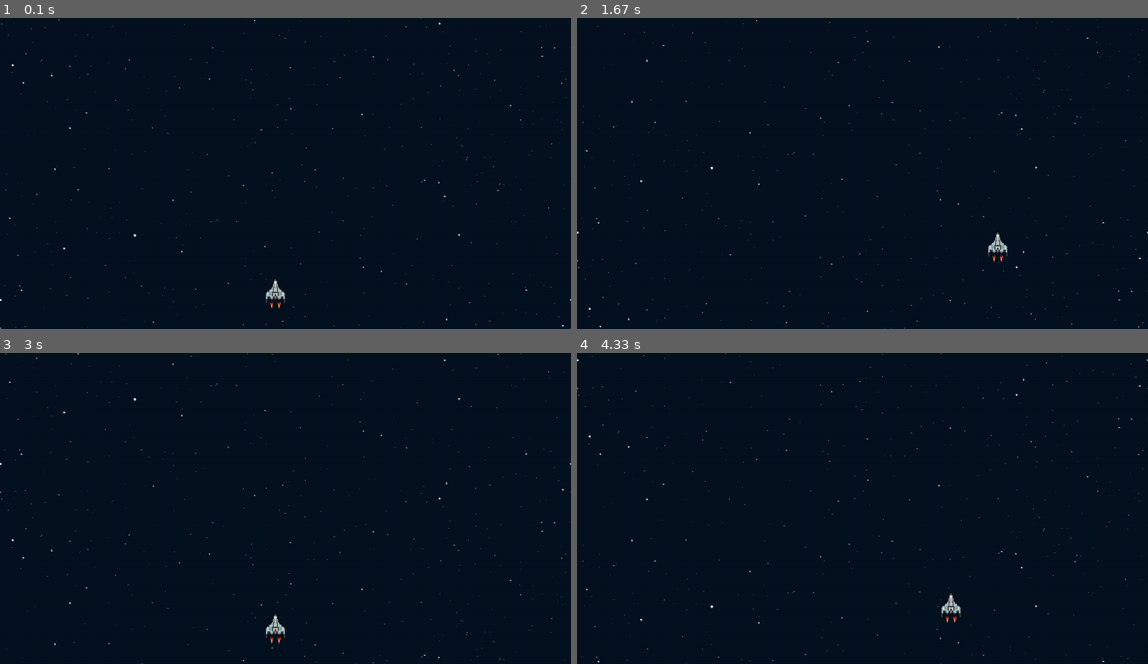
Above: before the commit, frames 1-4 (two rows, left to right).
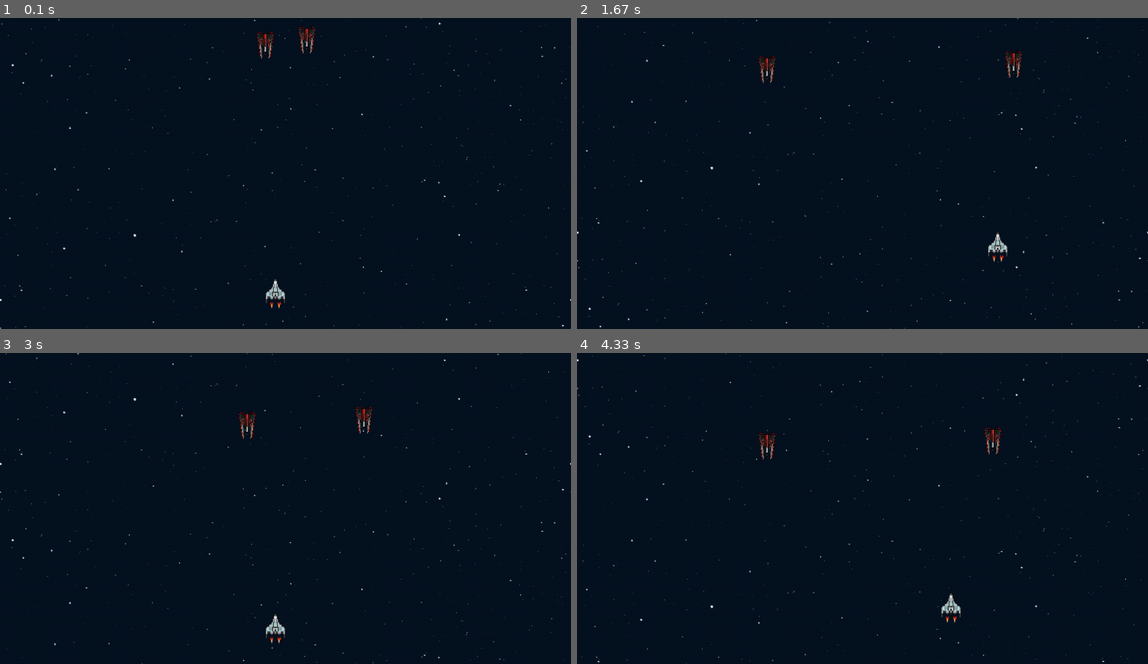
Above: after the commit, the same moments.

Repository: sebastiancs200/pygames-jala
Game: pygame game, started from main.py
Two runs of this game, one before a commit and one after it. Both use one fixed random seed, a clock stepped at 60 frames per second and the inputs below.
Inputs:
- Up to frame 1 (0.1 s): no input
- Up to frame 2 (1.67 s): hold Right 0.33-0.8 s; hold Up 0.83-1.13 s; hold Right 1.17-1.63 s
- Up to frame 3 (3 s): hold Left 1.67-2.2 s; hold Down 2.23-2.53 s; hold Left 2.57-2.97 s
- Up to frame 4 (4.33 s): hold Up 3-3.37 s; hold Right 3.4-4.03 s; hold Down from 4.07 s (still down)

The runs differ from the first frame. In frame 1, 0.3% of the frame differs, in the area x 45-56%, y 2-14%; in frame 2, 0.3%; in frame 3, 0.3%; in frame 4, 0.3%, in the area x 31-75%, y 23-35%.

Commit message:
tarea 2
no pude llamar a enemy_2.png entonces llame a enemy_1.png para remplazar la imagen...
se agrego una segunda nave con la misma skin que la primera pero con x2 de velocidad

Diff:
--- /dev/null
+++ b/game/components/enemies/enemy.py
@@ -0,0 +1,47 @@
+import pygame
+import random
+from pygame.sprite import Sprite
+from game.utils.constants import ENEMY_1, SCREEN_HEIGHT, SCREEN_WIDTH #ENEMY_2
+
+class Enemy(Sprite):
+    X_POS_list=(50, 100, 150, 200, 250, 300, 350, 400, 450, 500)
+    Y_POS=20
+    SPEED_X=5
+    SPEED_Y=1
+    MOV_X={0: "left", 1: "right"}
+    def __init__(self):
+        self.image=ENEMY_1
+        self.image= pygame.transform.scale(self.image, (40,60))
+        self.rect= self.image.get_rect()
+        self.rect.x=self.X_POS_list[random.randint(0,9)]
+        self.rect.y=self.Y_POS
+        self.type="enemy"
+        self.speed_x= self.SPEED_X
+        self.speed_y= self.SPEED_Y
+        self.movement_x= self.MOV_X[random.randint(0,1)]
+        self.move_x_for=random.randint(30,100)
+        self.index=0
+        self.shooting_time= random.randint(30,50)
+    #se elimino ships
+    def update(self):
+        self.rect.y += self.speed_y
+        if self.movement_x== "left":
+            self.rect.x -=self.speed_x
+        else:
+            self.rect.x += self.speed_x
+
+        self.change_movement_x()
+
+        #if self.rect.y >= SCREEN_HEIGHT:
+        #   ships.remove(self)
+    def draw(self,screen):
+        screen.blit(self.image, (self.rect.x, self.rect.y))
+        pass
+    def change_movement_x(self):
+        self.index +=1
+        if (self.index >= self.move_x_for and self.movement_x == "right") or (self.rect.x >= SCREEN_WIDTH - 40):
+            self.movement_x="left"
+        elif (self.index >= self.move_x_for and self.movement_x == "left") or (self.rect.x <= 10):
+            self.movement_x="right"
+        if self.index >= self.move_x_for:
+            self.index=0
--- /dev/null
+++ b/game/components/enemies/enemy_manager.py
@@ -0,0 +1,22 @@
+from game.components.enemies.fast_enemy import Enemy_Fast
+from game.components.enemies.enemy import Enemy
+
+class EnemyManager:
+    def __init__(self):
+        self.enemies=[]
+
+    def update(self):
+        self.add_enemy()
+        for enemy in self.enemies:
+            enemy.update()
+
+    def draw(self,screen):
+        for enemy in self.enemies:
+            enemy.draw(screen)
+
+    def add_enemy(self):
+        if len(self.enemies)< 1:
+            enemy=Enemy()
+            enemy2=Enemy_Fast()
+            self.enemies.append(enemy)
+            self.enemies.append(enemy2)
--- /dev/null
+++ b/game/components/enemies/fast_enemy.py
@@ -0,0 +1,47 @@
+import pygame
+import random
+from pygame.sprite import Sprite
+from game.utils.constants import ENEMY_1, SCREEN_HEIGHT, SCREEN_WIDTH
+
+class Enemy_Fast(Sprite):
+    X_POS_list=(550,600,650,700,750)
+    Y_POS=10
+    SPEED_X=10
+    SPEED_Y=1
+    MOV_X={0: "left", 1: "right"}
+    def __init__(self):
+        self.image=ENEMY_1
+        self.image= pygame.transform.scale(self.image, (40,60))
+        self.rect= self.image.get_rect()
+        self.rect.x=self.X_POS_list[random.randint(0,4)]
+        self.rect.y=self.Y_POS
+        self.type="enemy"
+        self.speed_x= self.SPEED_X
+        self.speed_y= self.SPEED_Y
+        self.movement_x= self.MOV_X[random.randint(0,1)]
+        self.move_x_for=random.randint(30,100)
+        self.index=0
+        self.shooting_time= random.randint(30,50)
+    #se elimino ships
+    def update(self):
+        self.rect.y += self.speed_y
+        if self.movement_x== "left":
+            self.rect.x -=self.speed_x
+        else:
+            self.rect.x += self.speed_x
+
+        self.change_movement_x()
+
+        #if self.rect.y >= SCREEN_HEIGHT:
+        #   ships.remove(self)
+    def draw(self,screen):
+        screen.blit(self.image, (self.rect.x, self.rect.y))
+        pass
+    def change_movement_x(self):
+        self.index +=1
+        if (self.index >= self.move_x_for and self.movement_x == "right") or (self.rect.x >= SCREEN_WIDTH - 40):
+            self.movement_x="left"
+        elif (self.index >= self.move_x_for and self.movement_x == "left") or (self.rect.x <= 10):
+            self.movement_x="right"
+        if self.index >= self.move_x_for:
+            self.index=0
--- a/game/components/game.py
+++ b/game/components/game.py
@@ -1,6 +1,7 @@
 import pygame
 from game.utils.constants import BG, ICON, SCREEN_HEIGHT, SCREEN_WIDTH, TITLE, FPS, DEFAULT_TYPE
 from game.components.spaceship import Spaceship
+from game.components.enemies.enemy_manager import EnemyManager
 
 class Game:
     def __init__(self):
@@ -14,6 +15,7 @@
         self.x_pos_bg = 0
         self.y_pos_bg = 0
         self.player=Spaceship()
+        self.enemy_manager = EnemyManager()
 
     def run(self):
         # Game loop: events - update - draw
@@ -33,12 +35,14 @@
     def update(self):
         user_input= pygame.key.get_pressed()
         self.player.update(user_input)
+        self.enemy_manager.update()
 
     def draw(self):
         self.clock.tick(FPS)
         self.screen.fill((255, 255, 255))
         self.draw_background()
         self.player.draw(self.screen)
+        self.enemy_manager.draw(self.screen)
         pygame.display.update()
         pygame.display.flip()
 
Binary file added: game/assets/Enemy/enemy_2.png
Empty file added: game/components/enemies/__init__.py
